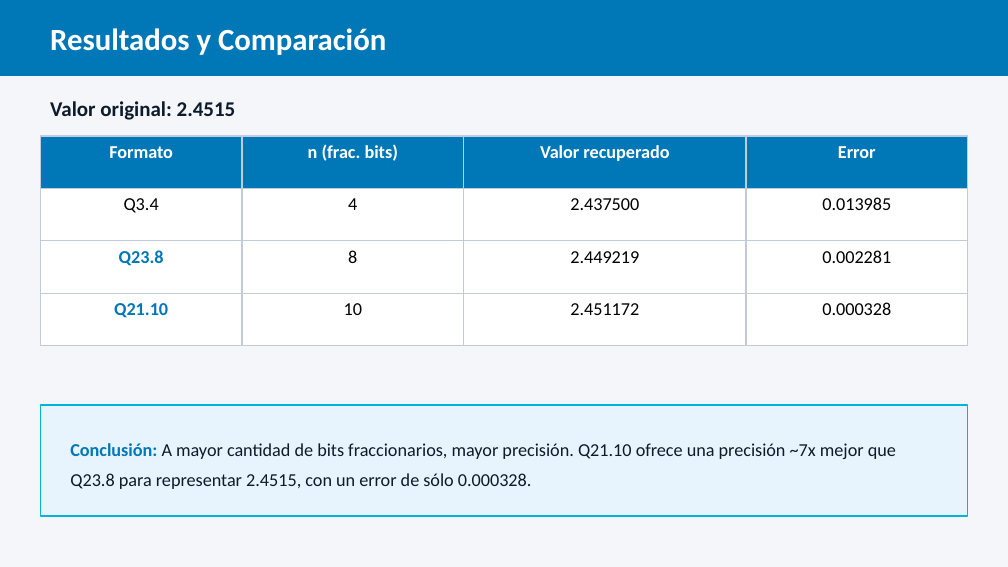
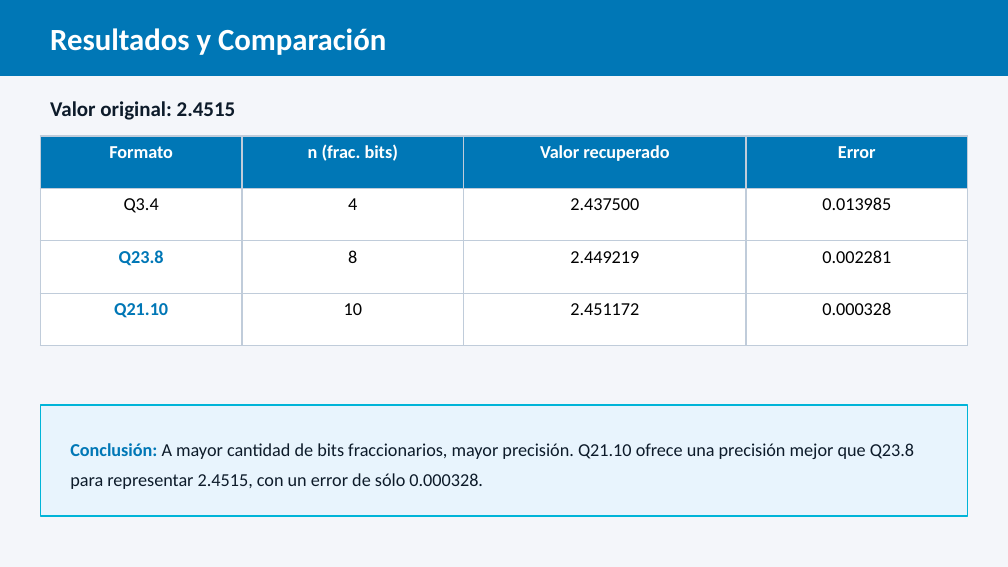
Before and after one commit to Juan-Stella/Control-y-Sistemas, a slide deck: slide 4 of Tp2/Ejercicio2_PuntoFijo.pptx (slide 5 before the commit). Drawn at 1008x567 pixels with LibreOffice and Linux fonts; fonts in the diff are those of the drawing. Boxes give left, top, right and bottom in pixels: in the first picture for what was removed or moved away, otherwise in the second. Text is boxed around its words. In the diff, an @@ line names an element or a change of style, - is before the commit and + after.

```diff
--- a/Tp2/Ejercicio2_PuntoFijo.pptx
+++ b/Tp2/Ejercicio2_PuntoFijo.pptx
@@ text at (70, 443, 914, 489): text changed @@
-Conclusión: A mayor cantidad de bits fraccionarios, mayor precisión. Q21.10 ofrece una precisión ~7x mejor que Q23.8 para representar 2.4515, con un error de sólo 0.000328.
+Conclusión: A mayor cantidad de bits fraccionarios, mayor precisión. Q21.10 ofrece una precisión mejor que Q23.8 para representar 2.4515, con un error de sólo 0.000328.
```
Also in this commit, not shown: 2 other slides changed, 2 slides removed, 22 other files.
